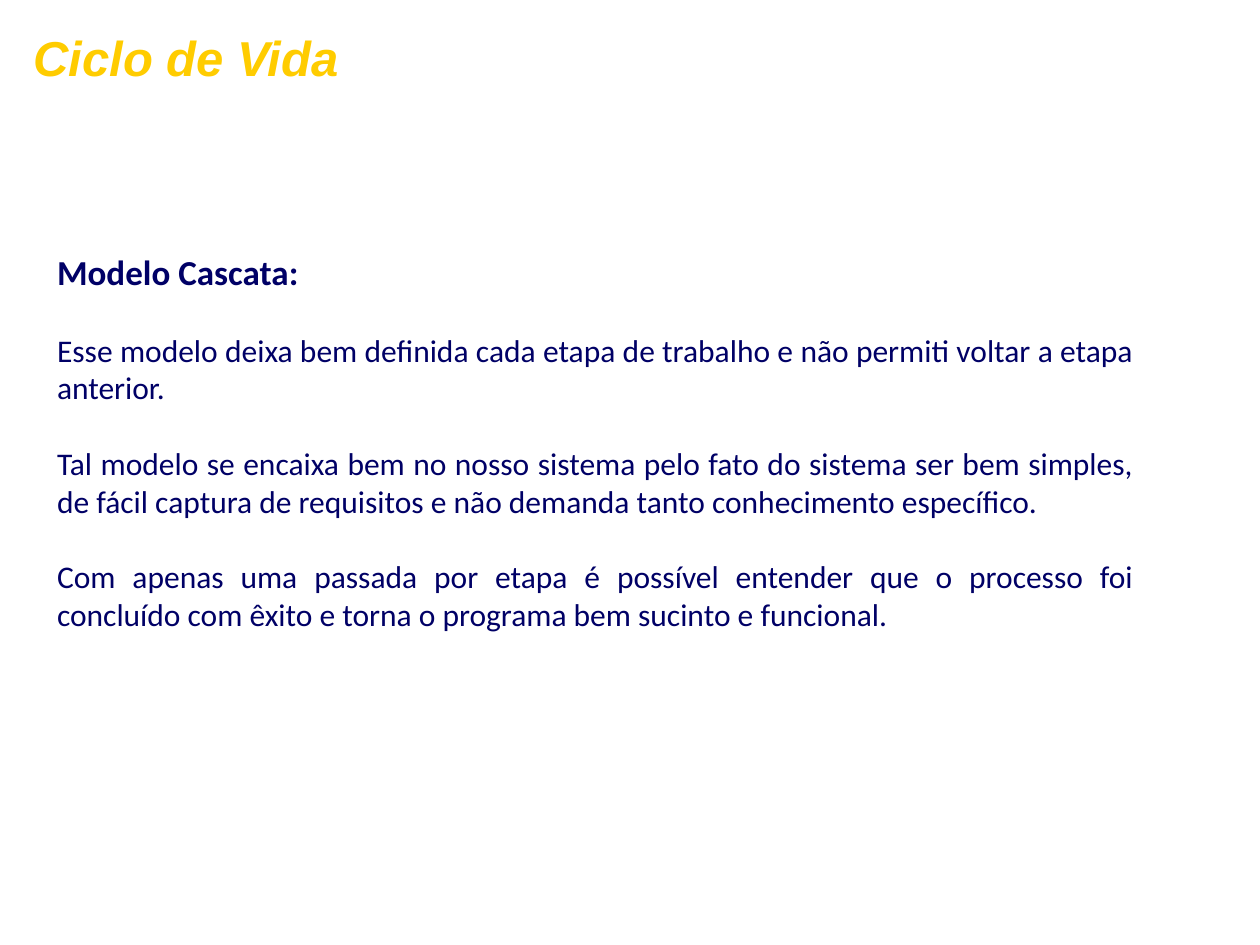
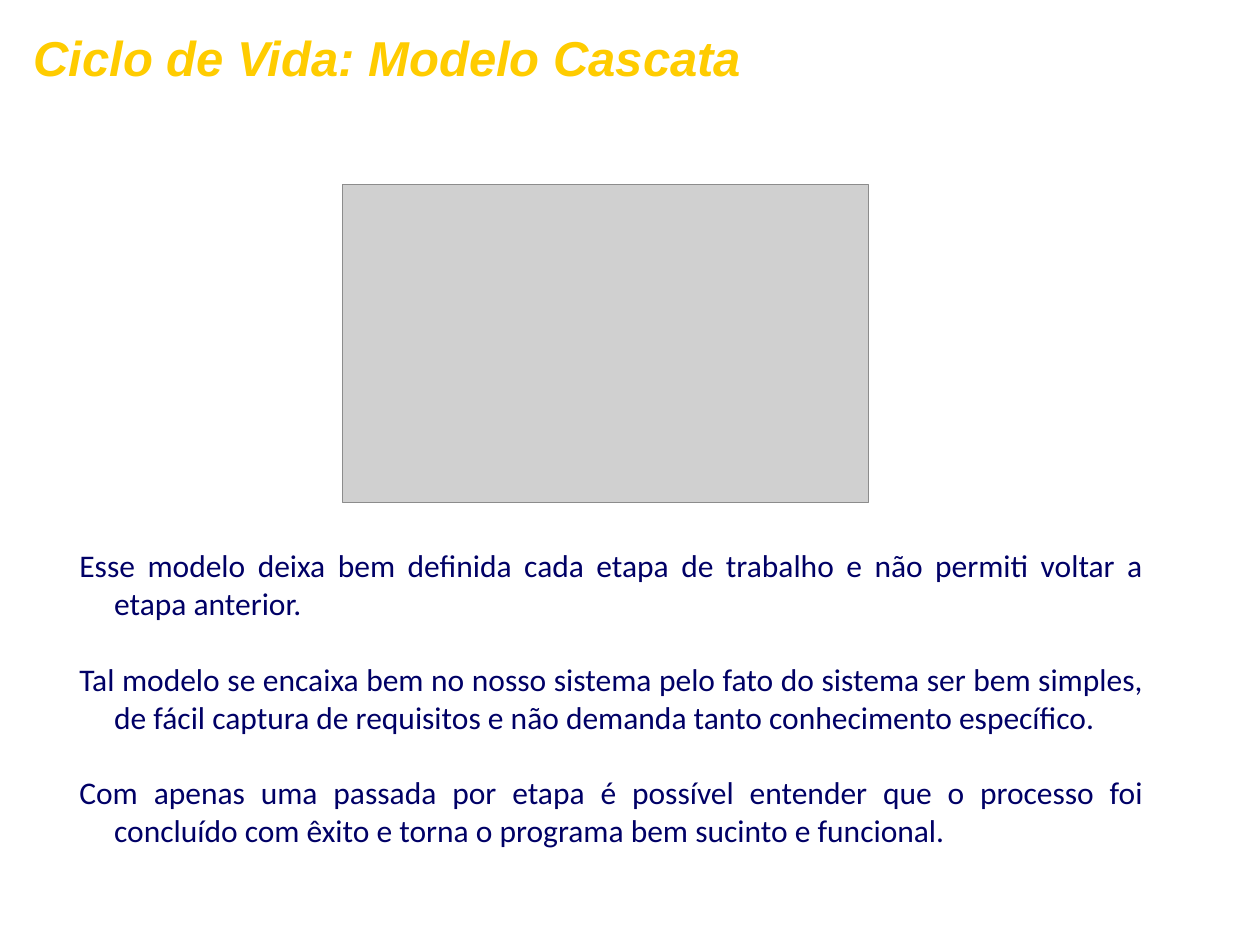
Before and after one commit to FrancescoBeghelli/TrabalhoES, a slide deck: slide 6 of ApresentaçãoFormatada.ppt (slide 7 before the commit). Drawn at 1260x945 pixels with LibreOffice and Linux fonts; fonts in the diff are those of the drawing; grey boxes stand for pictures; background and template pictures are left out. Boxes give left, top, right and bottom in pixels: in the first picture for what was removed or moved away, otherwise in the second. Text is boxed around its words. In the diff, an @@ line names an element or a change of style, - is before the commit and + after.

```diff
--- a/ApresentaçãoFormatada.ppt
+++ b/ApresentaçãoFormatada.ppt
@@ text at [33, 40, 741, 77]: text changed @@
-Ciclo de Vida
+Ciclo de Vida: Modelo Cascata
@@ picture added at [343, 185, 868, 503] @@
@@ text at [57, 260, 298, 286]: paragraph removed @@
-Modelo Cascata:
@@ text "Esse modelo deixa bem definida ...": place and size @@
-text "Esse modelo deixa bem definida ..." at [57, 260, 1133, 632]
+text "Esse modelo deixa bem definida ..." at [79, 555, 1143, 848]
@@ text "Esse modelo deixa bem definida ..." at [79, 555, 1143, 848]: indent changed @@
```
Also in this commit, not shown: 1 other slide changed, 3 slides added, 2 slides removed.
